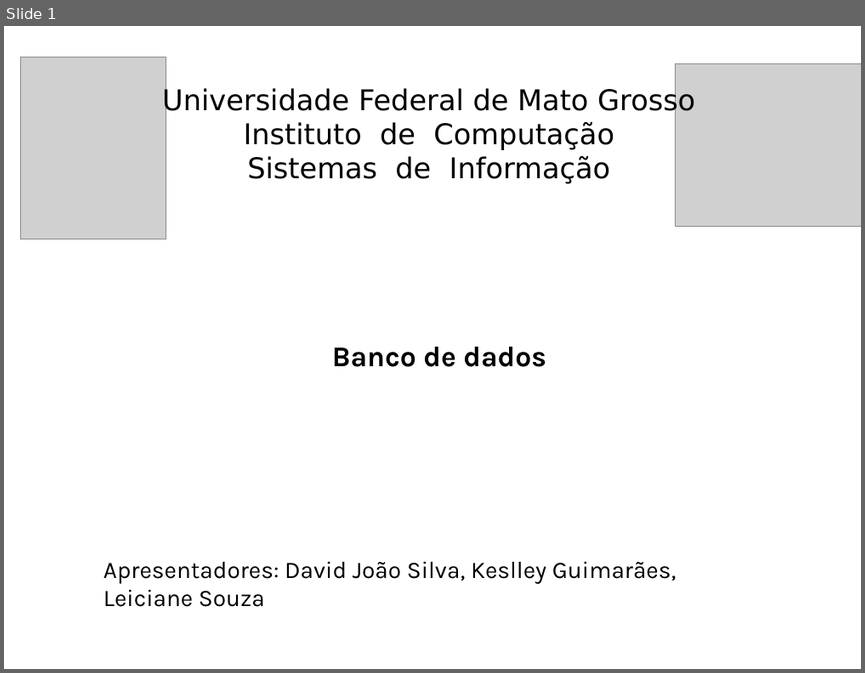
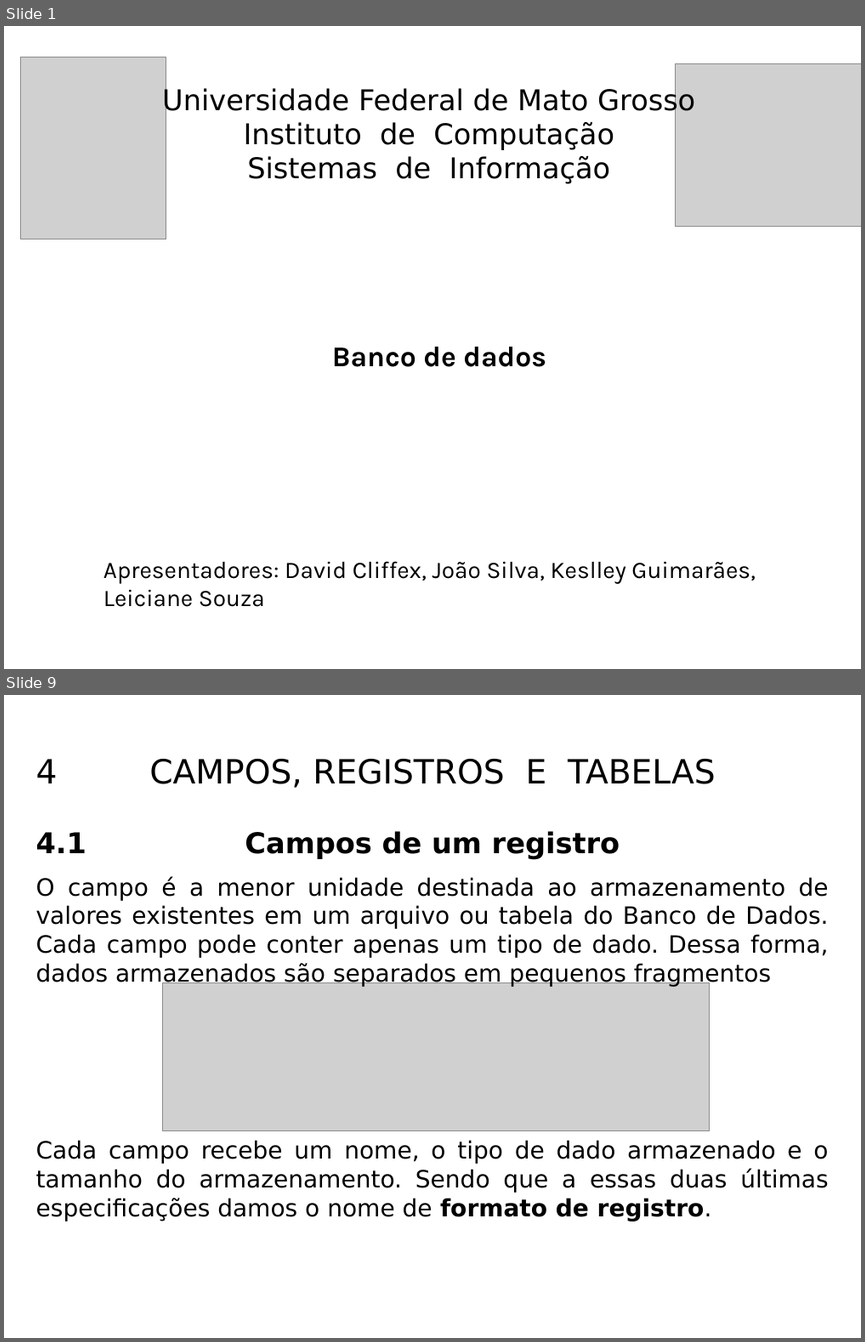
Before and after one commit to KeslleyWillian/Faculdade, a slide deck: 1-semestre/Fundamentos-da-computacao/Banco_de_dados.pptx. Shown one above the other, each under a label of ours: slide 1 before the commit, slides 1 and 9 after it; the slides between them are not shown. The pictures are 865x673 and 865x1342 pixels, drawn with LibreOffice and Linux fonts; fonts in the diff are those of the drawing; grey boxes stand for pictures. Boxes give left, top, right and bottom in pixels: in the first picture for what was removed or moved away, otherwise in the second. Text is boxed around its words. In the diff, an @@ line names an element or a change of style, - is before the commit and + after.

```diff
--- a/1-semestre/Fundamentos-da-computacao/Banco_de_dados.pptx
+++ b/1-semestre/Fundamentos-da-computacao/Banco_de_dados.pptx
@@ slide 9 added at (4, 695, 861, 1338), background #FFFFFF @@
@@ text added at (36, 759, 58, 783), 28 pt, text #000000 @@
+4
@@ text added at (149, 759, 715, 788), 28 pt, text #000000 @@
+CAMPOS, REGISTROS E TABELAS
@@ text added at (36, 832, 86, 853), 24 pt, text #000000, bold @@
+4.1
@@ text added at (245, 831, 620, 859), 24 pt, text #000000, bold @@
+Campos de um registro
@@ text added at (36, 876, 828, 987), 20 pt, text #000000 @@
+O campo é a menor unidade destinada ao armazenamento de valores existentes em um arquivo ou tabela do Banco de Dados. Cada campo pode conter apenas um tipo de dado. Dessa forma, dados armazenados são separados em pequenos fragmentos
@@ picture added at (162, 983, 710, 1131) @@
@@ text added at (36, 1140, 828, 1221), 20 pt, text #000000 @@
+Cada campo recebe um nome, o tipo de dado armazenado e o tamanho do armazenamento. Sendo que a essas duas últimas especificações damos o nome de formato de registro.
@@ slide 1 changed as well @@
@@ text at (103, 561, 755, 607): text changed @@
-Apresentadores: David João Silva, Keslley Guimarães, Leiciane Souza
+Apresentadores: David Cliffex, João Silva, Keslley Guimarães, Leiciane Souza
```
Also in this commit, not shown: 4 other slides changed, 14 other slides added, 6 slides removed, 20 other files.
